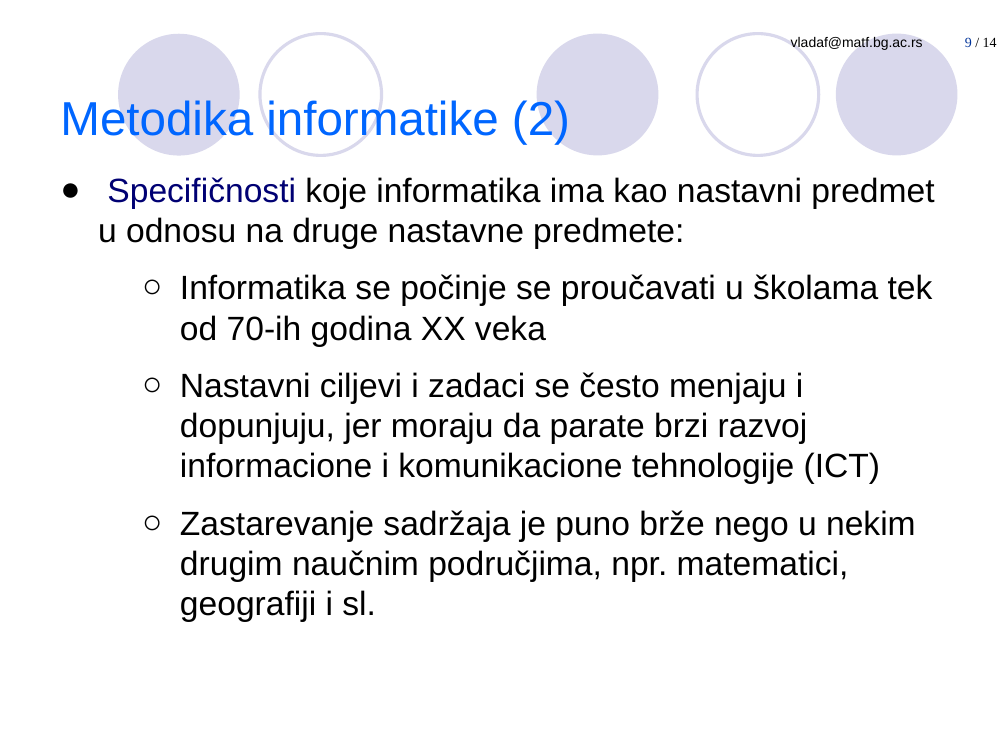
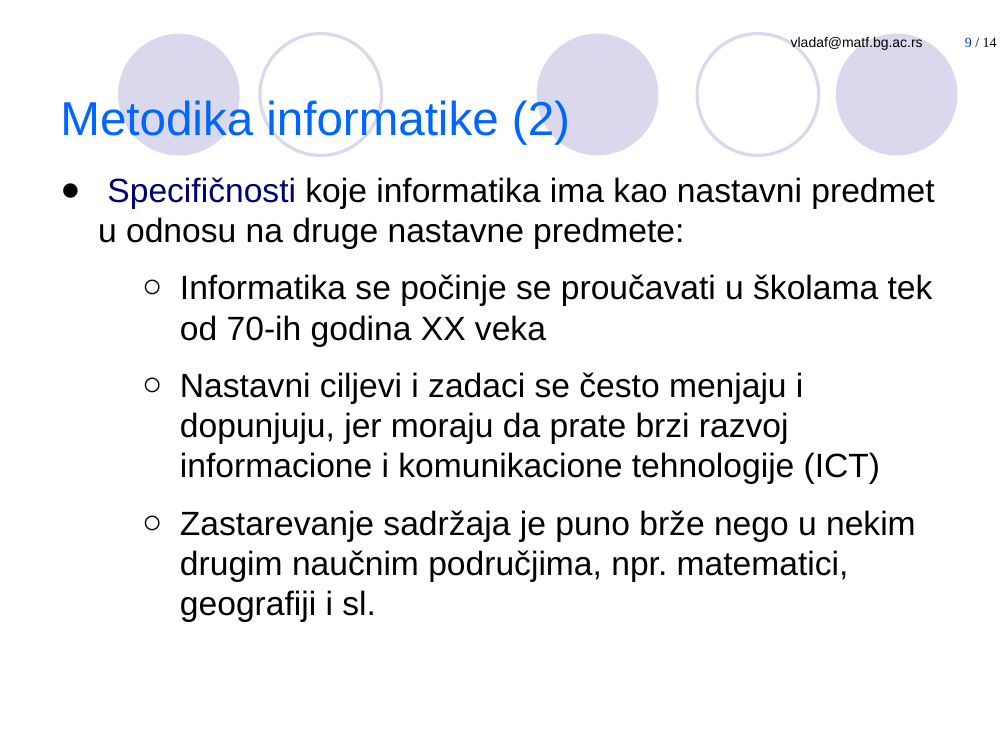
Before and after one commit to mikiMilan/MNR, a slide deck: slide 9 of predavanja/prezentacije/mnr01-1-Pedagogija-didaktika-metodika.ppt. Drawn at 1008x756 pixels with LibreOffice and Linux fonts; fonts in the diff are those of the drawing. Boxes give left, top, right and bottom in pixels: in the first picture for what was removed or moved away, otherwise in the second. Text is boxed around its words. In the diff, an @@ line names an element or a change of style, - is before the commit and + after.

```diff
--- a/predavanja/prezentacije/mnr01-1-Pedagogija-didaktika-metodika.ppt
+++ b/predavanja/prezentacije/mnr01-1-Pedagogija-didaktika-metodika.ppt
@@ text at (180, 372, 880, 484): text changed @@
-  ○ Nastavni ciljevi i zadaci se često menjaju i dopunjuju, jer moraju da parate brzi razvoj informacione i komunikacione tehnologije (ICT)
+  ○ Nastavni ciljevi i zadaci se često menjaju i dopunjuju, jer moraju da prate brzi razvoj informacione i komunikacione tehnologije (ICT)
```
Also in this commit, not shown: 2 other slides changed, 4 other files.
